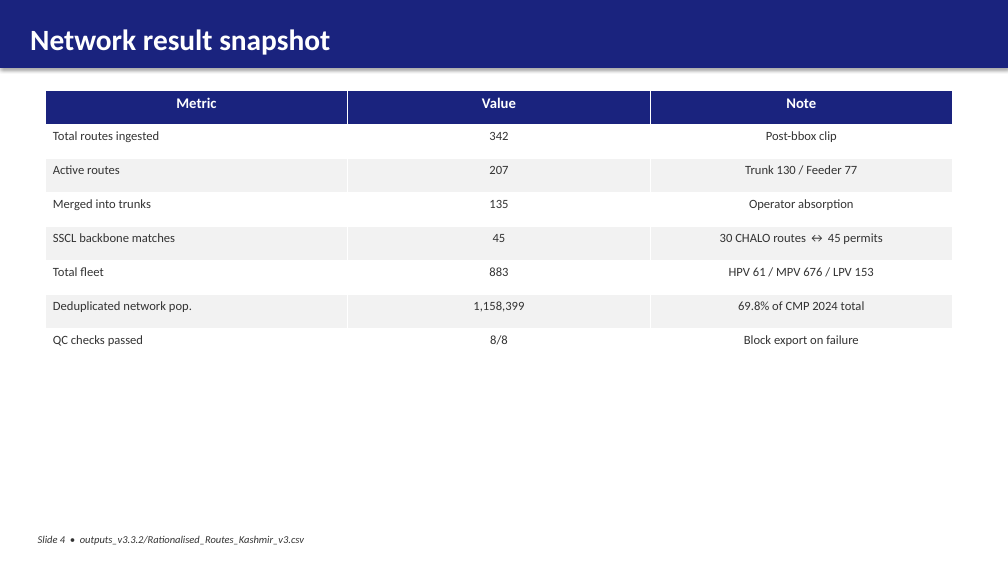
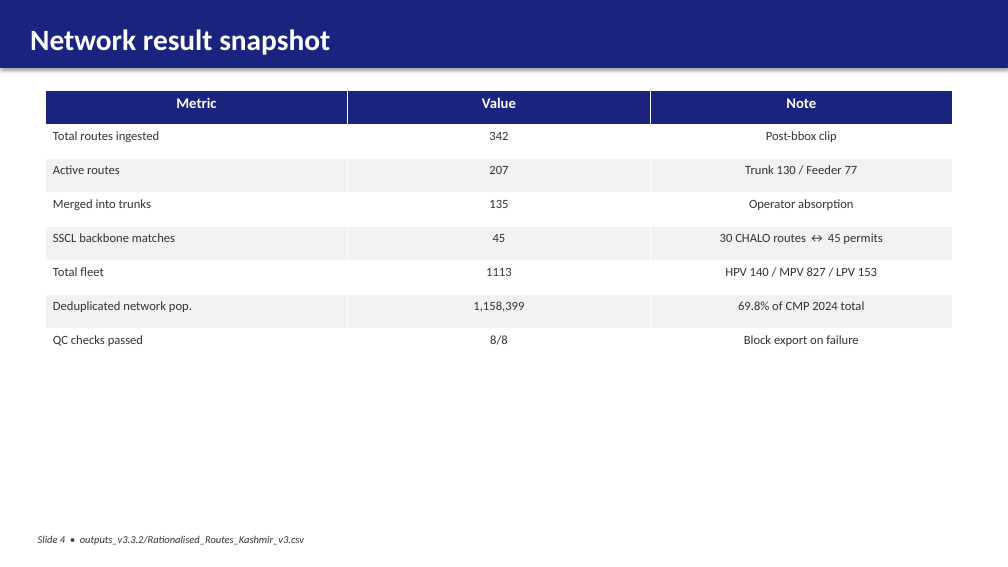
Before and after one commit to Princu-Babu/kashmir-transit-rationalisation, a slide deck: slide 4 of Kashmir_Transit_Technical_Briefing.pptx. Drawn at 1008x567 pixels with LibreOffice and Linux fonts; fonts in the diff are those of the drawing. Boxes give left, top, right and bottom in pixels: in the first picture for what was removed or moved away, otherwise in the second. Text is boxed around its words. In the diff, an @@ line names an element or a change of style, - is before the commit and + after.

```diff
--- a/Kashmir_Transit_Technical_Briefing.pptx
+++ b/Kashmir_Transit_Technical_Briefing.pptx
@@ table at [45, 91, 953, 363] @@
-row 6, column 2: 883
+row 6, column 2: 1113
-row 6, column 3: HPV 61 / MPV 676 / LPV 153
+row 6, column 3: HPV 140 / MPV 827 / LPV 153
```
Also in this commit, not shown: 3 other slides changed, 5 other files.
